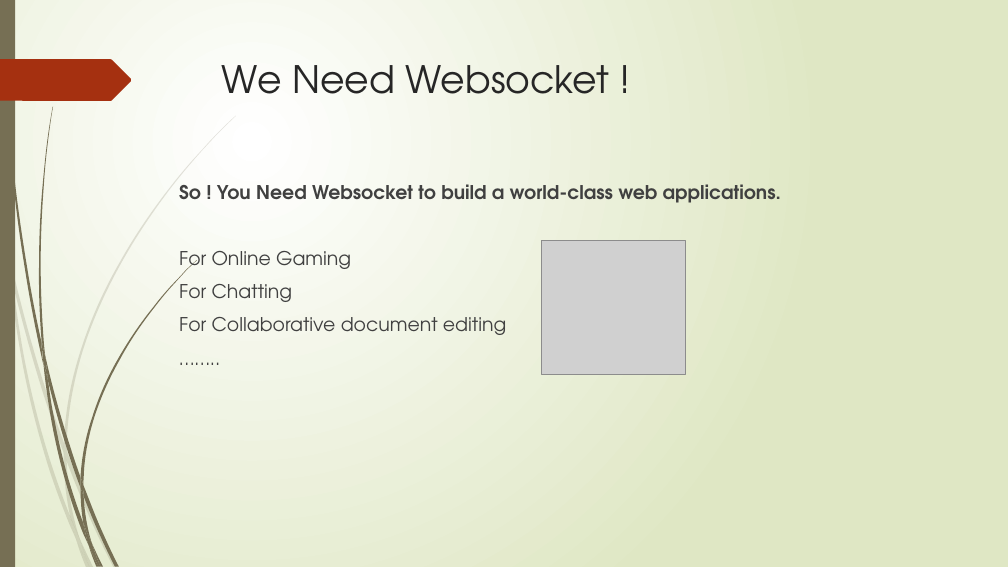
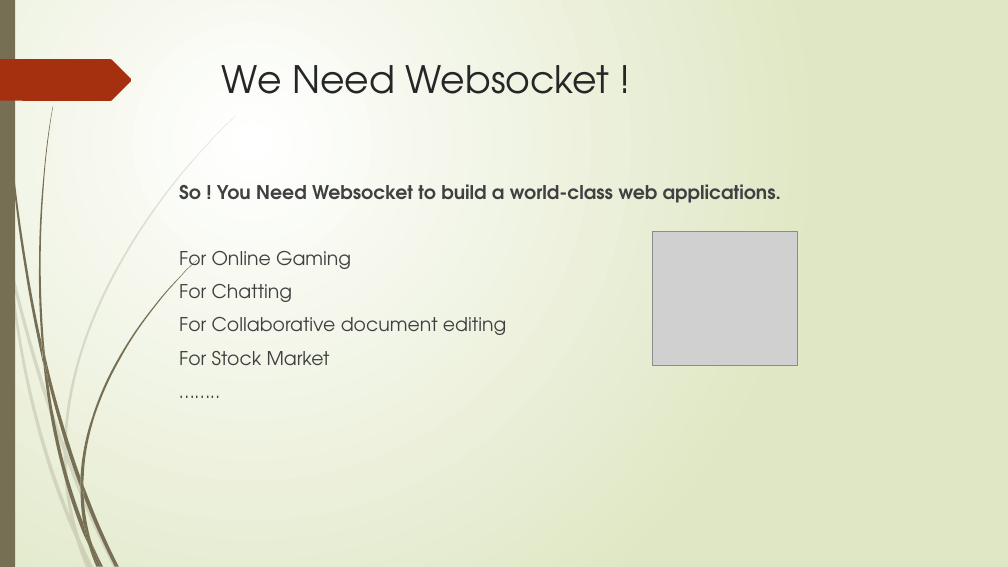
Before and after one commit to aliammar7/WebSocket, a slide deck: slide 12 of Websocket.pptx. Drawn at 1008x567 pixels with LibreOffice and Linux fonts; fonts in the diff are those of the drawing; grey boxes stand for pictures. Boxes give left, top, right and bottom in pixels: in the first picture for what was removed or moved away, otherwise in the second. Text is boxed around its words. In the diff, an @@ line names an element or a change of style, - is before the commit and + after.

```diff
--- a/Websocket.pptx
+++ b/Websocket.pptx
@@ picture: place and size @@
-picture at [541,240,686,374]
+picture at [653,231,798,365]
@@ text at [179,351,330,365]: paragraph added @@
+For Stock Market
```
Also in this commit, not shown: 2 other slides changed.
